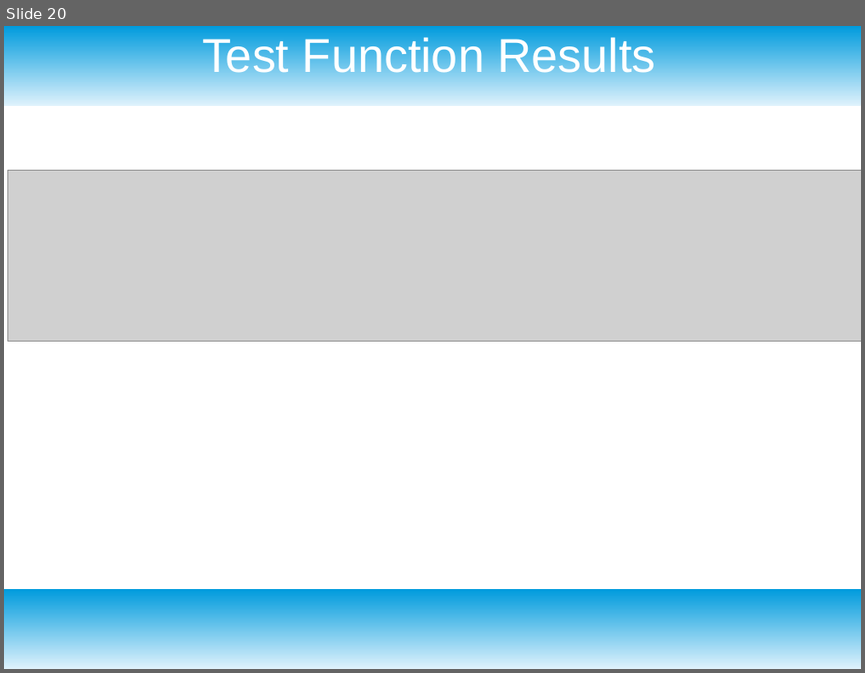
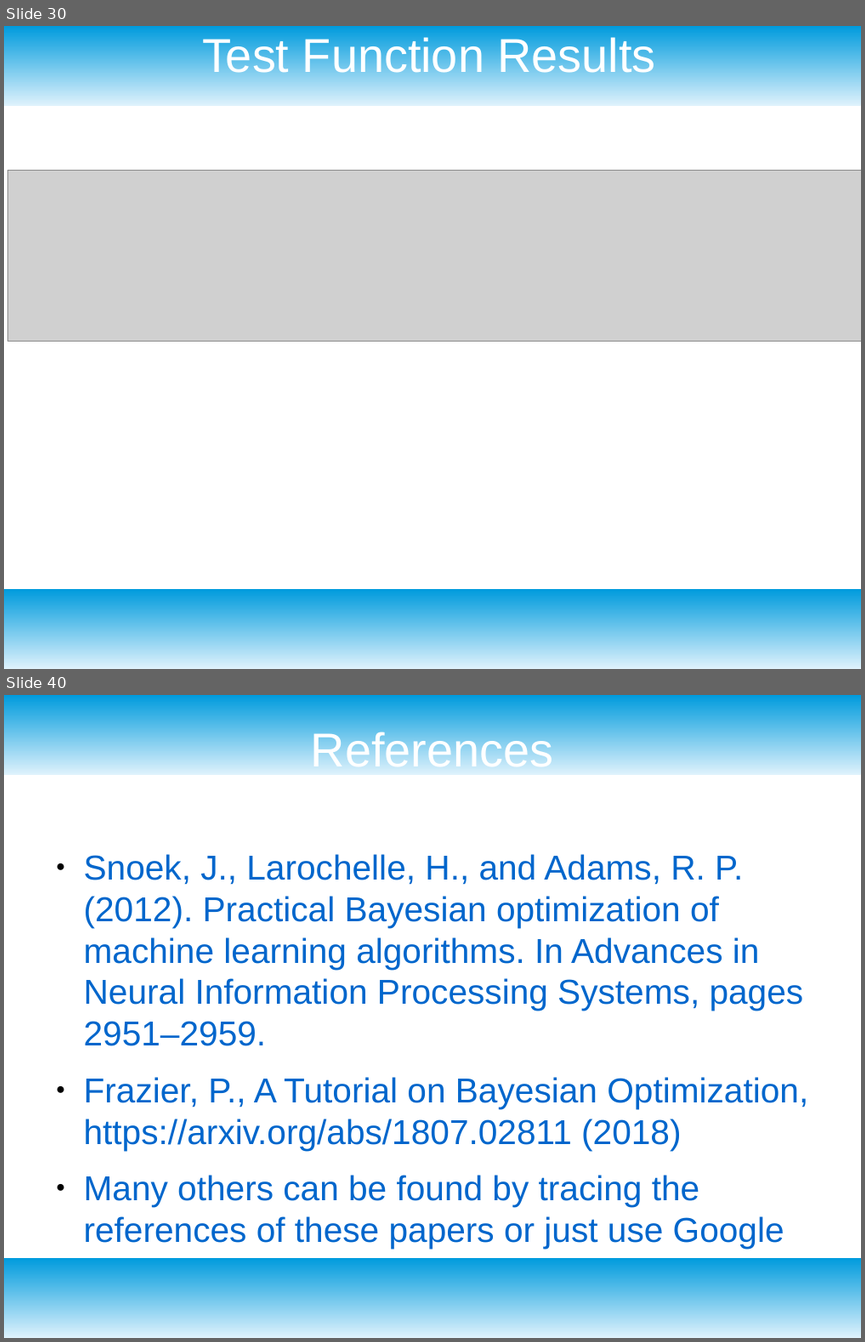
Before and after one commit to dataronio/ThinkfulCapstone, a slide deck: CapstoneDeck.odp. Shown one above the other, each under a label of ours: slide 20 before the commit, slides 30 and 40 after it; the slides between them are not shown. The pictures are 865x673 and 865x1342 pixels, drawn with LibreOffice and Linux fonts; fonts in the diff are those of the drawing; grey boxes stand for pictures. Boxes give left, top, right and bottom in pixels: in the first picture for what was removed or moved away, otherwise in the second. Text is boxed around its words. In the diff, an @@ line names an element or a change of style, - is before the commit and + after.

```diff
--- a/CapstoneDeck.odp
+++ b/CapstoneDeck.odp
@@ slide 40 added at bbox=[4, 695, 861, 1338], background #FFFFFF; not listed: 2 template elements that a slide beside it also shows @@
@@ title added at bbox=[311, 729, 554, 767], 44 pt, text #FFFFFF @@
+References
@@ text added at bbox=[84, 854, 808, 1248], 32 pt, text #0066CC @@
+● Snoek, J., Larochelle, H., and Adams, R. P. (2012). Practical Bayesian optimization of machine learning algorithms. In Advances in Neural Information Processing Systems, pages 2951–2959.
+● Frazier, P., A Tutorial on Bayesian Optimization, https://arxiv.org/abs/1807.02811 (2018)
+● Many others can be found by tracing the references of these papers or just use Google
@@ what was slide 20 is now slide 30 @@
```
Also in this commit, not shown: 13 slides changed, 14 other slides added, 1 slide removed, 10 other files.
